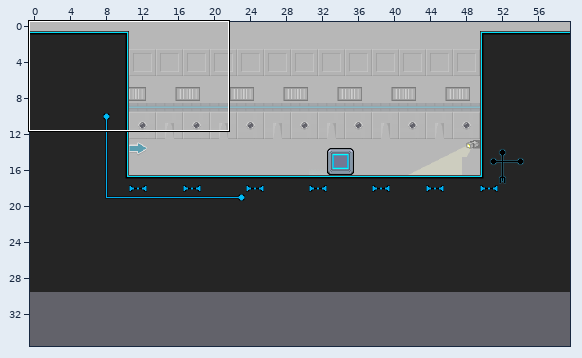
Two versions of a level (Tiled map, map-src/NoobParadise_3.tmx). The first picture is a wide view before the edit; the outline marks the close-up.
Close-up. Old version:
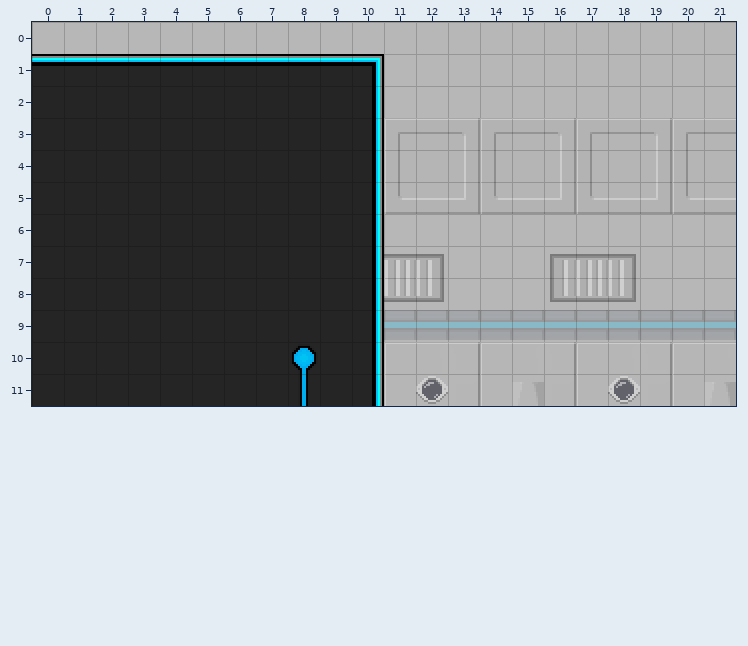
Cells are 16x16 px. Shown: x 0..21, y 0..11. The commit also changed other parts of the map, which this record leaves out. The old version is drawn lined up with the new one.
After the commit:
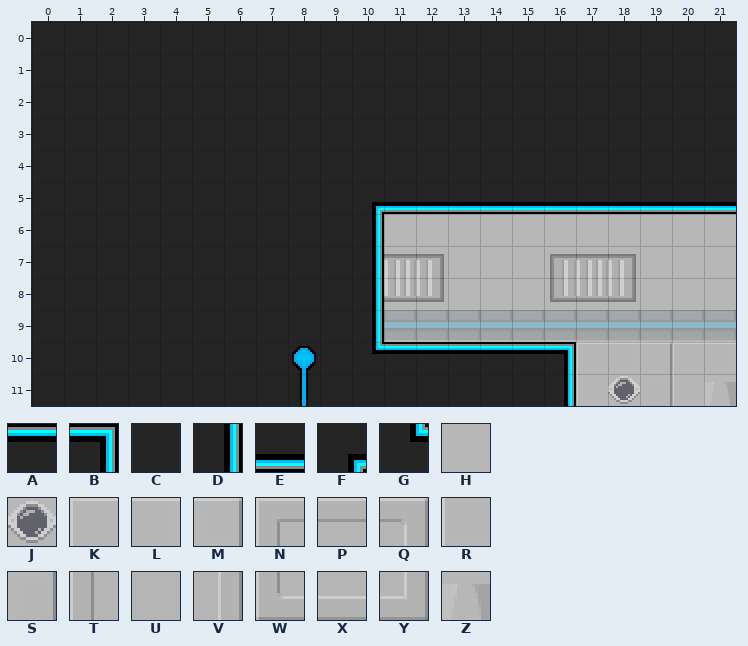
Key: from "main": A 1, B 2, C 8, D 27, E 51, F 75, G 100, H 232, J 339, K 375, L 376, M 377, N 384, P 385, Q 386, R 400, S 402, T 409, U 410, V 411, W 434, X 435, Y 436, Z 450.
_ is an empty cell.
The edit:
map size 60x30 -> 60x36 cells
Layer "Tile Layer 1":
Tile K becomes tile A in row 10 at x 11 and 14.
Tile L becomes tile A in row 10 at x 12 and 15.
Tile M becomes tile A in row 10 at x 13.
Tile M becomes tile B in row 10 at x 16.
Tile A becomes tile C in row 1 at x 0 to 9.
Tile B becomes tile C in row 1 at x 10.
Tile D becomes tile C in rows 2 to 4 at x 10; in row 11 at x 10.
Tile H becomes tile C in row 0 at x 0 to 21; in rows 1 to 2 at x 11 to 21.
Tile J becomes tile C in row 11 at x 12.
Tile N becomes tile C in row 3 at x 11, 14, 17 and 20.
Tile P becomes tile C in row 3 at x 12, 15, 18 and 21.
Tile Q becomes tile C in row 3 at x 13, 16 and 19.
Tile R becomes tile C in row 11 at x 11 and 14.
Tile S becomes tile C in row 11 at x 13.
Tile T becomes tile C in row 4 at x 11, 14, 17 and 20.
Tile U becomes tile C in row 4 at x 12, 15, 18 and 21.
Tile V becomes tile C in row 4 at x 13, 16 and 19.
Tile Z becomes tile C in row 11 at x 15.
Tile S becomes tile D in row 11 at x 16.
Tile W becomes tile E in row 5 at x 11, 14, 17 and 20.
Tile X becomes tile E in row 5 at x 12, 15, 18 and 21.
Tile Y becomes tile E in row 5 at x 13, 16 and 19.
Tile D becomes tile F in row 5 at x 10.
Tile D becomes tile G in row 10 at x 10.
Boxes around the changes in both close-ups, in picture pixels (x1, y1, x2, y2):
changed: (32, 22, 736, 214)
changed: (372, 342, 576, 406)
